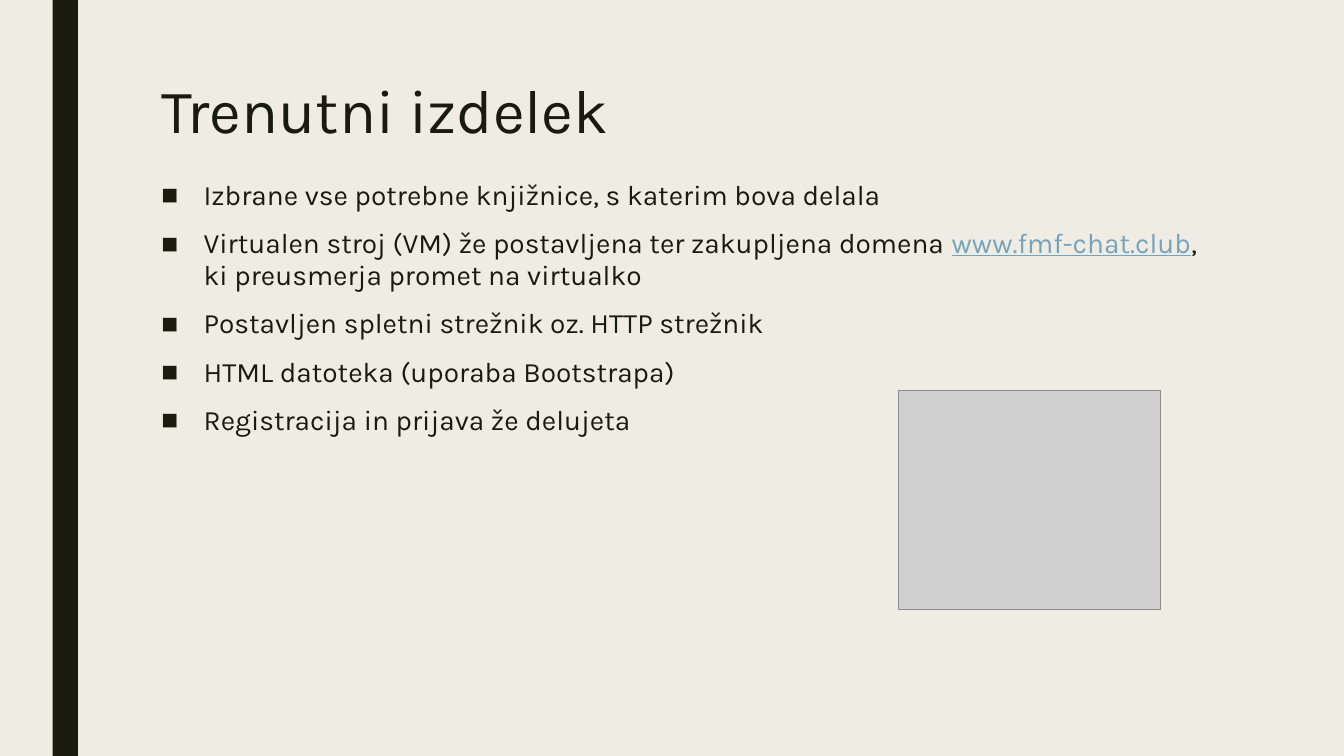
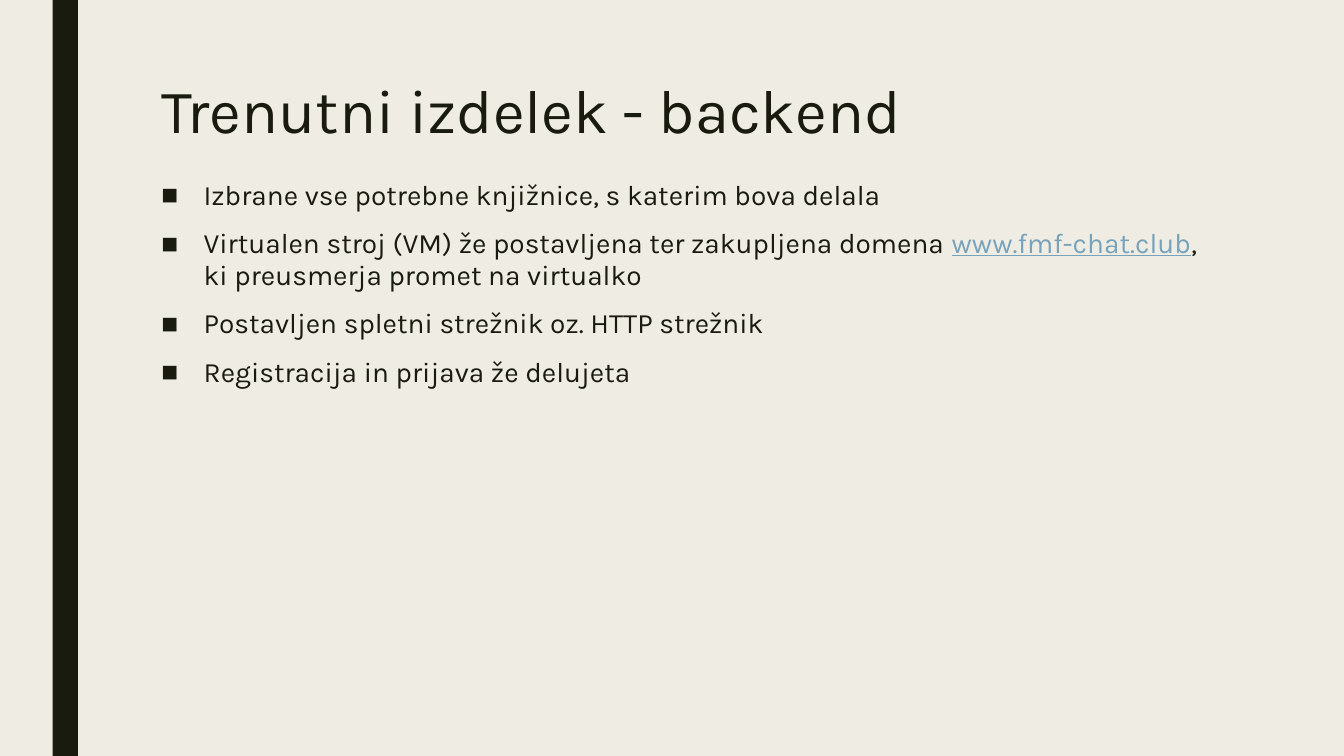
Before and after one commit to viliwonka/messenger, a slide deck: slide 5 of internetna klepetalnica.pptx. Drawn at 1344x756 pixels with LibreOffice and Linux fonts; fonts in the diff are those of the drawing; grey boxes stand for pictures. Boxes give left, top, right and bottom in pixels: in the first picture for what was removed or moved away, otherwise in the second. Text is boxed around its words. In the diff, an @@ line names an element or a change of style, - is before the commit and + after.

Commit message:
2 slide frontend backend

```diff
--- a/internetna klepetalnica.pptx
+++ b/internetna klepetalnica.pptx
@@ title at [161,90,901,134]: text changed @@
-Trenutni izdelek
+Trenutni izdelek - backend
@@ text at [204,362,674,389]: paragraph removed @@
-■ HTML datoteka (uporaba Bootstrapa)
@@ picture removed at [898,391,1160,610] @@
```
Also in this commit, not shown: 1 other slide changed, 1 slide added.
